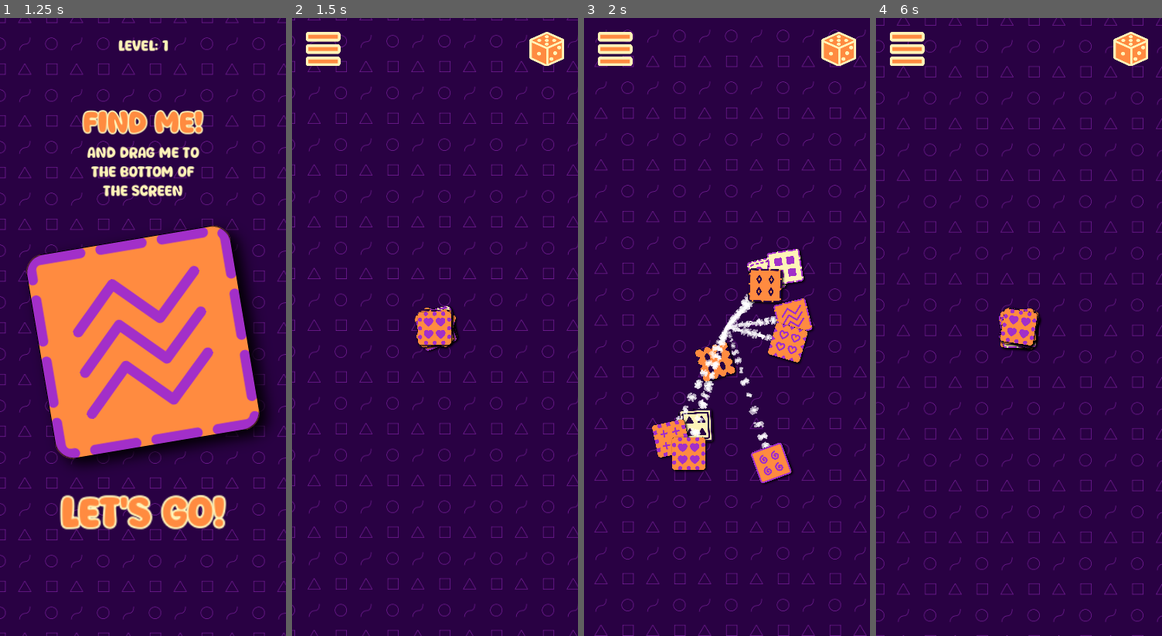
Above: before the commit, frames 1-4 (left to right).
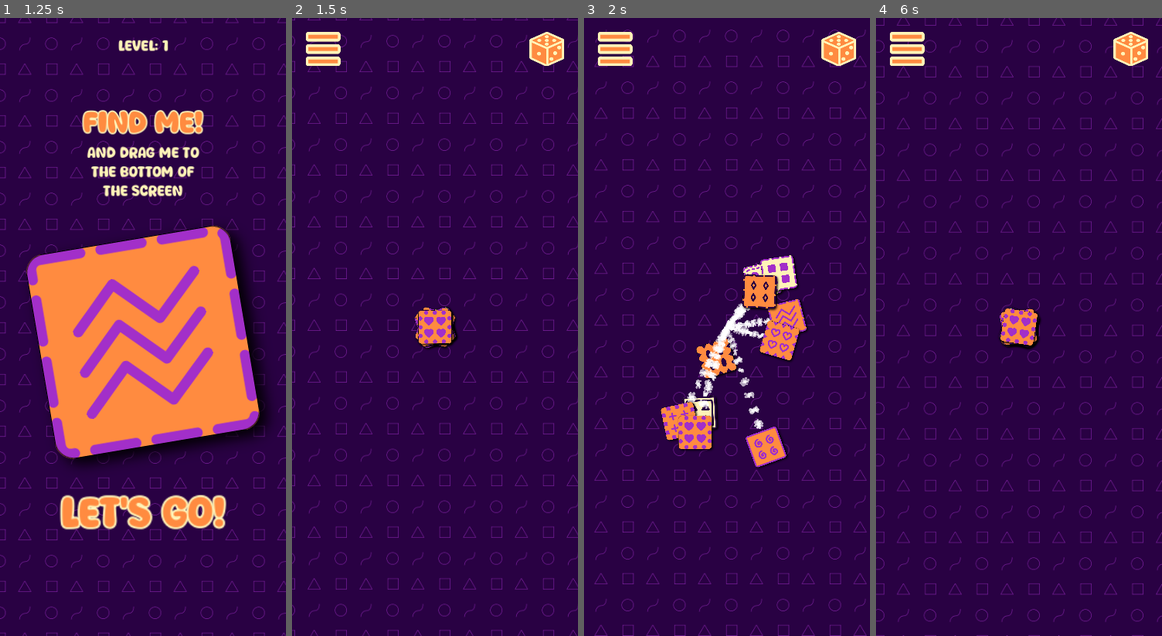
Above: after the commit, the same moments.

Repository: magopian/rummager
Game: Godot game, scene res://start_menu.tscn
Same seed, same stepped clock (60 frames per second), same inputs: the game is played once before the commit and once after it.
Inputs (mouse positions are in pixels of both pictures, inside the frame that each line leads up to):
- Up to frame 1 (1.25 s): click "START" at 0.5 s
- Up to frame 2 (1.5 s): click (435, 327) at 1.27 s
- Up to frame 3 (2 s): no input
- Up to frame 4 (6 s): click (1130, 48) at 2 s; click "Let's go!" at 2.75 s; click (1130, 48) at 3.5 s; click "Let's go!" at 4.25 s; click (1130, 48) at 5 s; click (1019, 327) at 5.77 s

Frame 1 is identical in both runs. In frame 2, 0.3% of the frame differs, in the area x 42-59%, y 46-54%; in frame 3, 5.6%, in the area x 23-81%, y 37-76%; in frame 4, 0.2%.

Commit message:
Simplify the "click to change scene" to be a simple button with "pressed" instead of a control with "gui_input"

Diff:
--- a/click_to_change_scene.gd
+++ b/click_to_change_scene.gd
@@ -1,14 +1,13 @@
 extends CanvasLayer
 
-@onready var control: Control = %Control
+@onready var button: TextureButton = %Button
 
 signal button_pressed
 
 
 func _ready() -> void:
-	control.gui_input.connect(_on_gui_input)
+	button.pressed.connect(_on_button_pressed)
 
 
-func _on_gui_input(event: InputEvent) -> void:
-	if event is InputEventMouseButton:
-		button_pressed.emit()
+func _on_button_pressed() -> void:
+	button_pressed.emit()
--- a/click_to_change_scene.tscn
+++ b/click_to_change_scene.tscn
@@ -5,9 +5,8 @@
 [node name="ClickToChangeScene" type="CanvasLayer"]
 script = ExtResource("1_14px6")
 
-[node name="Control" type="Control" parent="."]
+[node name="Button" type="TextureButton" parent="."]
 unique_name_in_owner = true
-layout_mode = 3
 anchors_preset = 15
 anchor_right = 1.0
 anchor_bottom = 1.0
